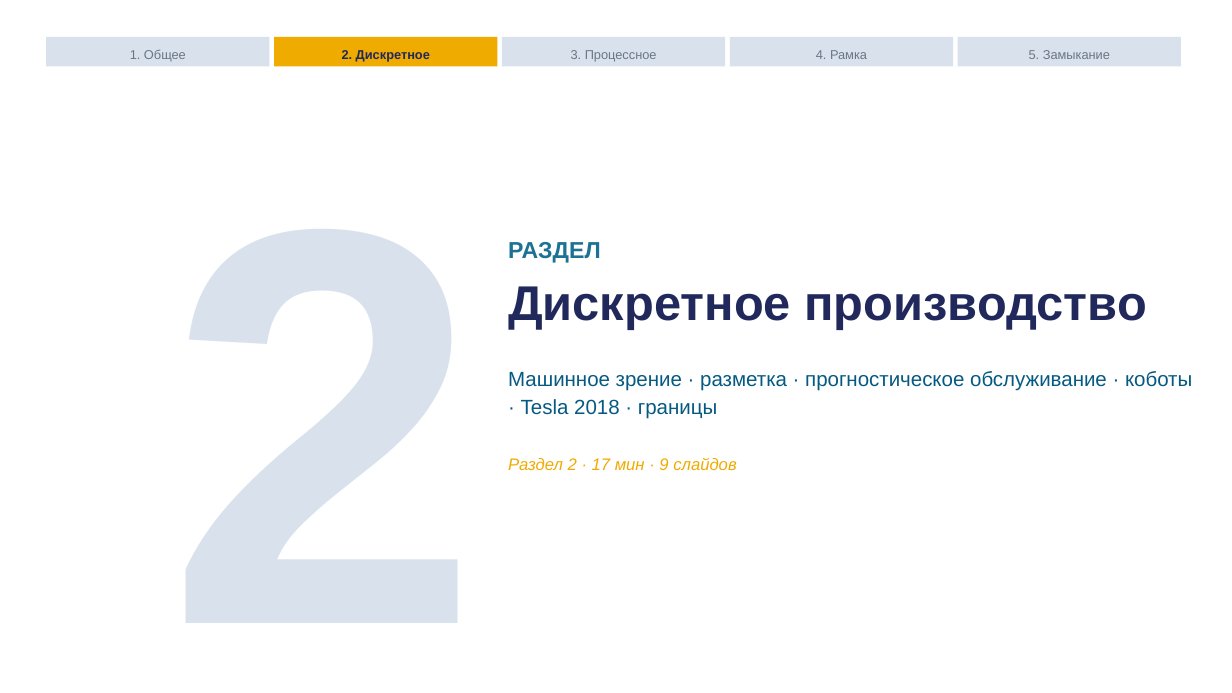
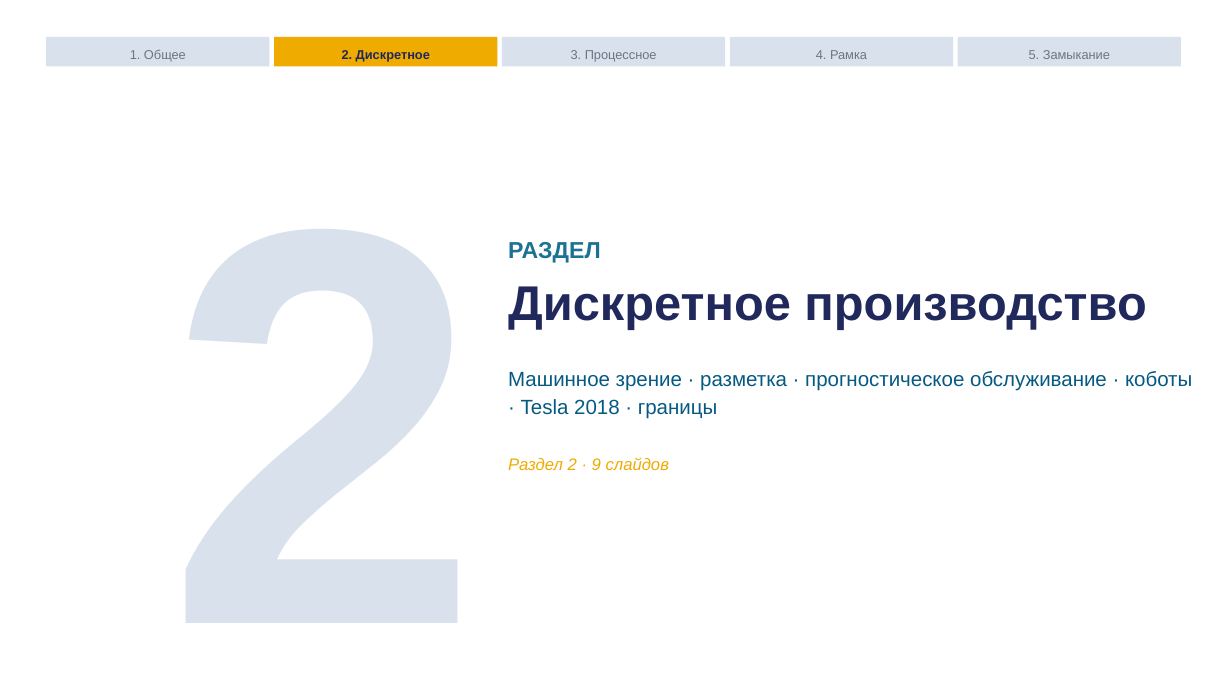
Before and after one commit to tellina-study/AI-usage-lessons, a slide deck: slide 13 of library/lectures/lec-11/rendered/lec-11.pptx. Drawn at 1232x693 pixels with LibreOffice and Linux fonts; fonts in the diff are those of the drawing. Boxes give left, top, right and bottom in pixels: in the first picture for what was removed or moved away, otherwise in the second. Text is boxed around its words. In the diff, an @@ line names an element or a change of style, - is before the commit and + after.

```diff
--- a/library/lectures/lec-11/rendered/lec-11.pptx
+++ b/library/lectures/lec-11/rendered/lec-11.pptx
@@ text at [508,458,669,470]: text changed @@
-Раздел 2 · 17 мин · 9 слайдов
+Раздел 2 · 9 слайдов
```
Also in this commit, not shown: 5 other slides changed, 8 other files.
